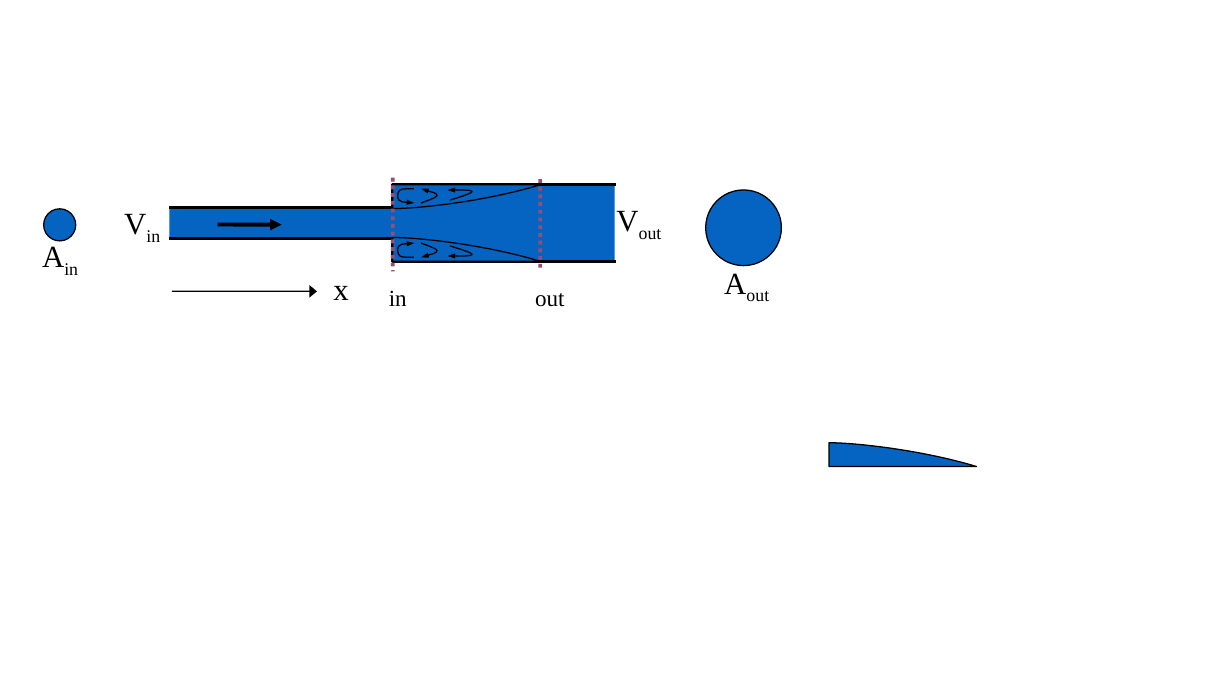
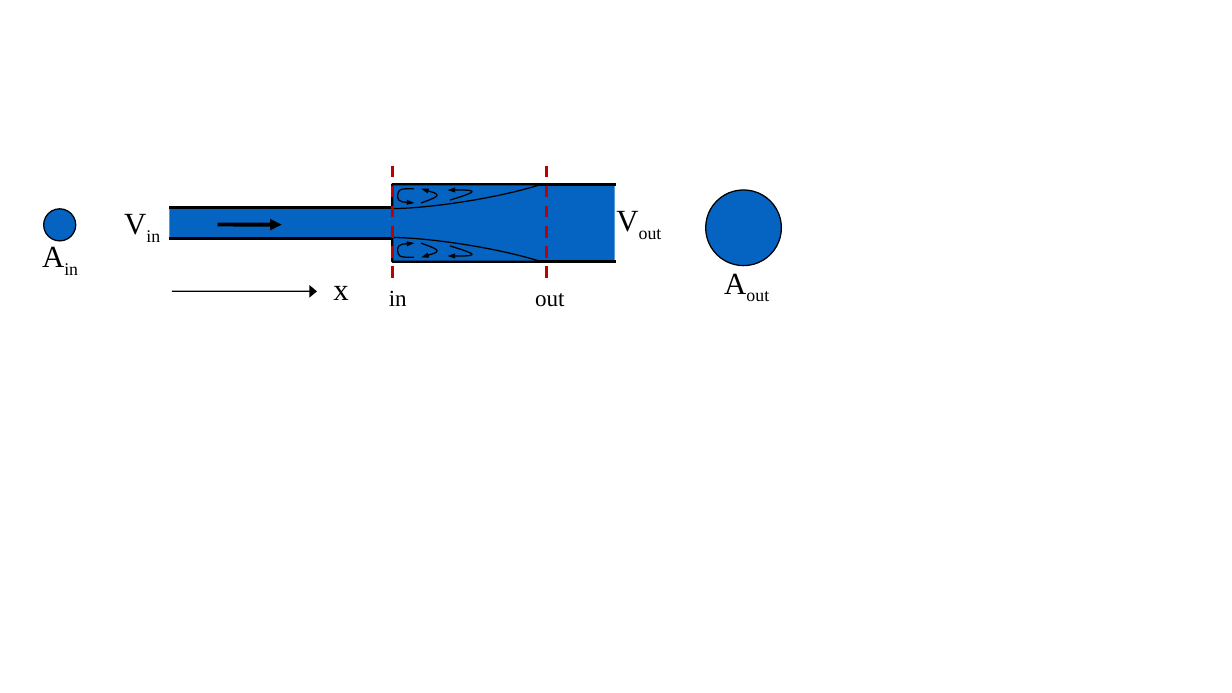
Before and after one commit to CEE-4540/python-tutorial-juandirection, a slide deck: slide 2 of AguaClara Water Treatment Plant Design/Summary Sheets/Diagrams.pptx. Drawn at 1232x693 pixels with LibreOffice and Linux fonts; fonts in the diff are those of the drawing. Boxes give left, top, right and bottom in pixels: in the first picture for what was removed or moved away, otherwise in the second. Text is boxed around its words. In the diff, an @@ line names an element or a change of style, - is before the commit and + after.

```diff
--- a/AguaClara Water Treatment Plant Design/Summary Sheets/Diagrams.pptx
+++ b/AguaClara Water Treatment Plant Design/Summary Sheets/Diagrams.pptx
@@ line moved from (393, 177) - (393, 272) to (393, 165) - (393, 284) @@
@@ line (393, 165) - (393, 284): stroke #954F72 3 pt dashed to #C00000 2.25 pt dashed @@
@@ line moved from (541, 179) - (541, 270) to (547, 165) - (547, 284) @@
@@ line (547, 165) - (547, 284): stroke #954F72 3 pt dashed to #C00000 2.25 pt dashed @@
@@ freeform shape removed at [829, 443, 977, 467] @@
```
Also in this commit, not shown: 4 other slides changed, 1 slide added, 9 other files.
